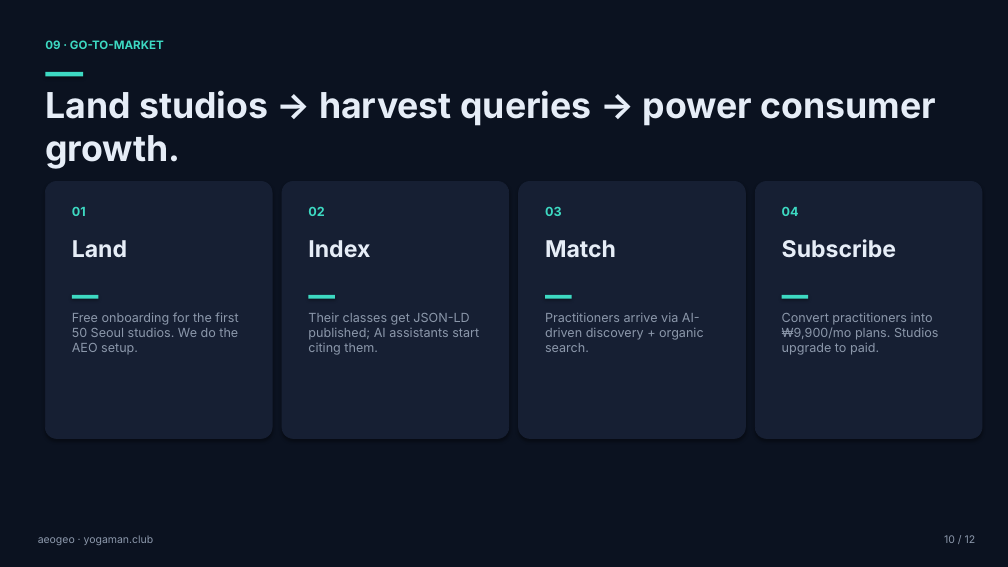
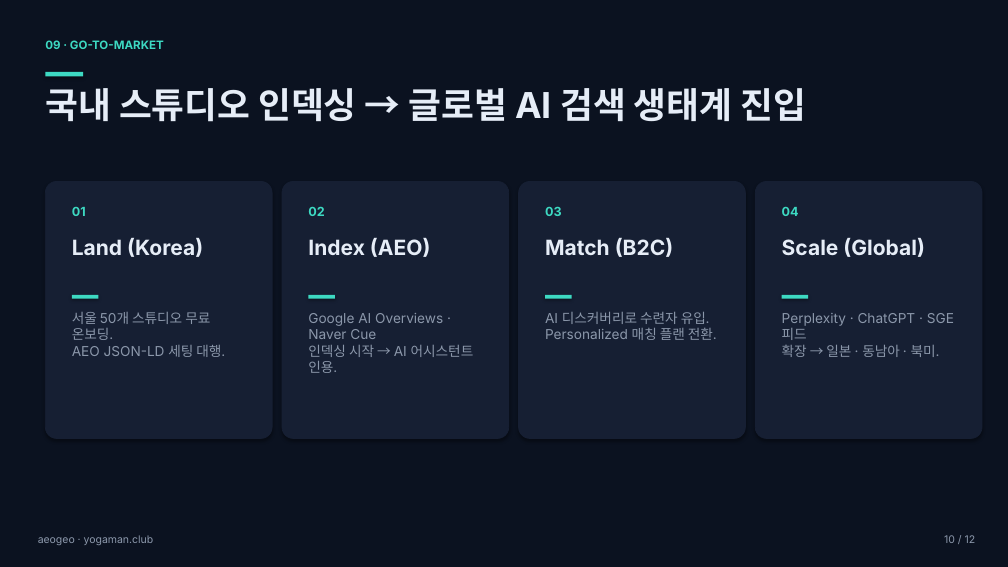
Before and after one commit to prgrms-aibe-devcourse/AIBE5_FinalProject_Team11, a slide deck: slide 10 of pitch/aeogeo_pitch_deck.pptx. Drawn at 1008x567 pixels with LibreOffice and Linux fonts; fonts in the diff are those of the drawing. Boxes give left, top, right and bottom in pixels: in the first picture for what was removed or moved away, otherwise in the second. Text is boxed around its words. In the diff, an @@ line names an element or a change of style, - is before the commit and + after.

```diff
--- a/pitch/aeogeo_pitch_deck.pptx
+++ b/pitch/aeogeo_pitch_deck.pptx
@@ text at [45, 88, 806, 122]: text changed @@
-Land studios → harvest queries → power consumer growth.
+국내 스튜디오 인덱싱 → 글로벌 AI 검색 생태계 진입
@@ text at [72, 238, 203, 257]: text changed; size 22 to 20 pt @@
-Land
+Land (Korea)
@@ text at [308, 238, 430, 257]: text changed; size 22 to 20 pt @@
-Index
+Index (AEO)
@@ text at [545, 238, 674, 257]: text changed; size 22 to 20 pt @@
-Match
+Match (B2C)
@@ text at [782, 238, 925, 257]: text changed; size 22 to 20 pt @@
-Subscribe
+Scale (Global)
@@ text at [72, 312, 225, 357]: text changed; size 12 to 13 pt @@
-Free onboarding for the first 50 Seoul studios. We do the AEO setup.
+서울 50개 스튜디오 무료 온보딩.
+AEO JSON-LD 세팅 대행.
@@ text at [308, 313, 474, 373]: text changed; size 12 to 13 pt @@
-Their classes get JSON-LD published; AI assistants start citing them.
+Google AI Overviews · Naver Cue
+인덱싱 시작 → AI 어시스턴트 인용.
@@ text at [545, 312, 717, 340]: text changed; size 12 to 13 pt @@
-Practitioners arrive via AI-driven discovery + organic search.
+AI 디스커버리로 수련자 유입.
+Personalized 매칭 플랜 전환.
@@ text at [782, 313, 954, 357]: text changed; size 12 to 13 pt @@
-Convert practitioners into ₩9,900/mo plans. Studios upgrade to paid.
+Perplexity · ChatGPT · SGE 피드
+확장 → 일본 · 동남아 · 북미.
```
Also in this commit, not shown: 6 other slides changed, 3 slides added, 3 slides removed, 10 other files.
